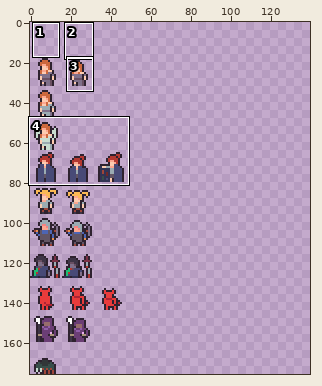
File history of a pixel-art file, Assets/Textures/SpriteV1.aseprite. Above: a wide view before the commit, with the close-up outlined.
Close-up. Before the edit:
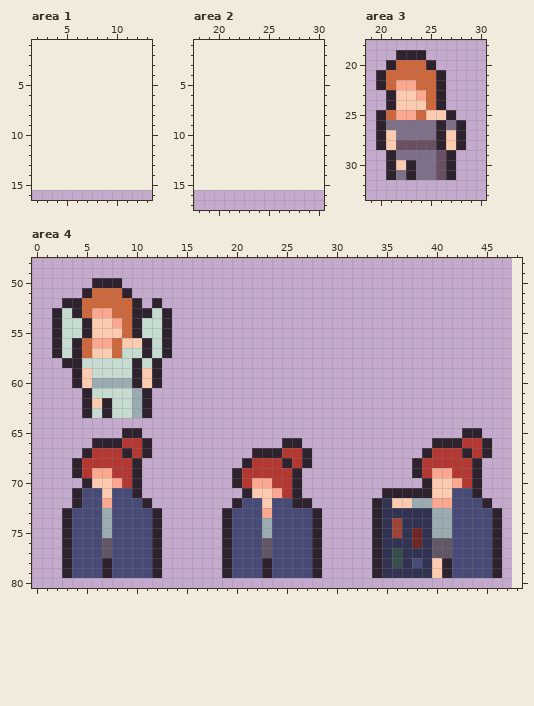
48x160 pixels, 1 frame. Shown: area 1: x 2..13, y 1..16; area 2: x 18..30, y 1..17; area 3: x 19..30, y 18..33; area 4: x 0..48, y 48..80. The old version is drawn lined up with the new one, on the new canvas. The wide view leaves out empty margins. The commit also changed other parts of the picture, which this record leaves out.
The result:
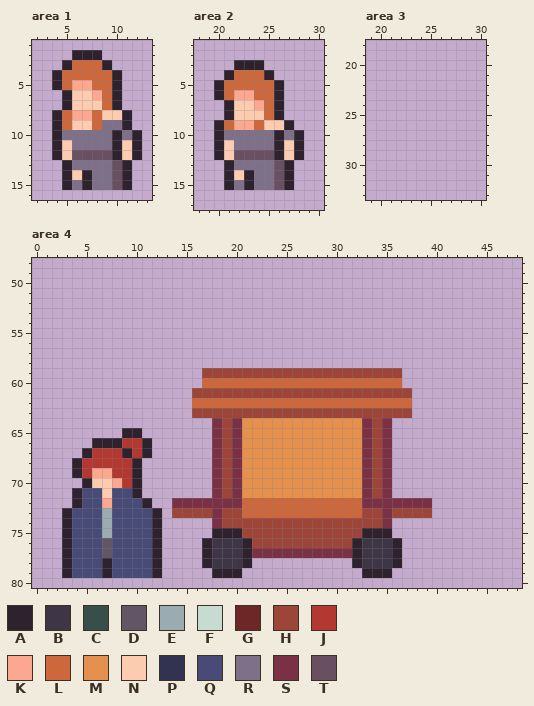
Palette (. is transparent): A #2e222f  B #3e3546  C #374e4a  D #625565  E #9babb2  F #c7dcd0  G #6e2727  H #9e4539  J #b33831  K #fca790  L #cd683d  M #e6904e  N #fdcbb0  P #323353  Q #484a77  R #7f708a  S #7a3045  T #694f62
Diff:
canvas 48x160 -> 144x176, the old top-left corner now at 0,16
--- area 1
@@ x 2..13 @@
  1 ............
- 2 ............
- 3 ............
- 4 ............
- 5 ............
- 6 ............
- 7 ............
- 8 ............
- 9 ............
-10 ............
-11 ............
-12 ............
-13 ............
-14 ............
-15 ............
+ 2 ....AAA.....
+ 3 ...ALLLA....
+ 4 ..ALLLLLA...
+ 5 ..ALKKLLA...
+ 6 ...ANNKLA...
+ 7 ...ANNNLA...
+ 8 ..ALKKLNNA..
+ 9 ..ALNNLRRA..
+10 ..ARRRRRARA.
+11 ..ANRRRRANA.
+12 ..ANTTTTANA.
+13 ...ARRRRTA..
+14 ...ANARRTA..
+15 ...ARARRTA..
 16 ............
--- area 2
@@ x 18..30 @@
  2 .............
- 3 .............
- 4 .............
- 5 .............
- 6 .............
- 7 .............
- 8 .............
- 9 .............
-10 .............
-11 .............
-12 .............
-13 .............
-14 .............
-15 .............
+ 3 ....AAA......
+ 4 ...ALLLA.....
+ 5 ..ALLLLLA....
+ 6 ..ALKKLLA....
+ 7 ...ANNKLA....
+ 8 ...ANNNLA....
+ 9 ..ALKKLNNA...
+10 ..ARRRRRARA..
+11 ..ANRRRRANA..
+12 ..ANTTTTANA..
+13 ...ARRRRTA...
+14 ...ANARRTA...
+15 ...ARARRTA...
 16 .............
--- area 3
@@ x 19..30 @@
 18 ............
-19 ...AAA......
-20 ..ALLLA.....
-21 .ALLLLLA....
-22 .ALKKLLA....
-23 ..ANNKLA....
-24 ..ANNNLA....
-25 .ALKKLNNA...
-26 .ARRRRRARA..
-27 .ANRRRRANA..
-28 .ANTTTTANA..
-29 ..ARRRRTA...
-30 ..ANARRTA...
-31 ..ARARRTA...
+19 ............
+20 ............
+21 ............
+22 ............
+23 ............
+24 ............
+25 ............
+26 ............
+27 ............
+28 ............
+29 ............
+30 ............
+31 ............
 32 ............
--- area 4
@@ x 0..48 @@
 49 .................................................
-50 ......AAA........................................
-51 .....ALLLA.......................................
-52 ...AALLLLLA.A....................................
-53 ..AFALKKLLAAFA...................................
-54 ..AFFANNKLAFFA...................................
-55 ..AFFANNNLAFFA...................................
-56 ..AFALKKLNNAFA...................................
-57 ..AFALNNLFFAFA...................................
-58 ...AAFFFFFAFA....................................
-59 ....ANFFFFANA....................................
-60 ....ANEEEEANA....................................
-61 .....AFFFFEA.....................................
-62 .....ANAFFEA.....................................
-63 .....AFAFFEA.....................................
-64 .................................................
-65 .........AA................................AA....
-66 ......AAAJJA.............AA.............AAAJJA...
-67 .....AJJJAJA..........AAAJJA...........AJJJAJA...
-68 ....AJJJJJA..........AJJJAJA..........AJJJJJA....
-69 ....AJKKJJA.........AJJJJJA...........AJKKJJA....
-70 .....ANNKJA.........AJKKJJA............ANNKJA....
-71 ....AQQNQQA..........ANNKJA........AAAAANNQQA....
-72 ....AQQKQQQA........AQQNQQAA......APNNEEKKQQQA...
-73 ...AQQQEQQQQA......AQQQKQQQQA.....APPPPPEEQQQQA..
-74 ...AQQQEQQQQA......AQQQEQQQQA.....APHPPPEEQQQQA..
-75 ...AQQQEQQQQA......AQQQEQQQQA.....APHPGPEEQQQQA..
-76 ...AQQQDQQQQA......AQQQDQQQQA.....APPPGPDDQQQQA..
-77 ...AQQQDQQQQA......AQQQDQQQQA.....APCPPPDDQQQQA..
-78 ...AQQQAQQQQA......AQQQAQQQQA.....APCPQPNAQQQQA..
-79 ...AQQQAQQQQA......AQQQAQQQQA.....APPPPPNAQQQQA..
+50 .................................................
+51 .................................................
+52 .................................................
+53 .................................................
+54 .................................................
+55 .................................................
+56 .................................................
+57 .................................................
+58 .................................................
+59 .................HHHHHHHHHHHHHHHHHHHH............
+60 .................LLLLLLLLLLLLLLLLLLLL............
+61 ................HHHHHHHHHHHHHHHHHHHHHH...........
+62 ................LLLLLLLLLLLLLLLLLLLLLL...........
+63 ................HHHHHHHHHHHHHHHHHHHHHH...........
+64 ..................SHSMMMMMMMMMMMMSHS.............
+65 .........AA.......SHSMMMMMMMMMMMMSHS.............
+66 ......AAAJJA......SHSMMMMMMMMMMMMSHS.............
+67 .....AJJJAJA......SHSMMMMMMMMMMMMSHS.............
+68 ....AJJJJJA.......SHSMMMMMMMMMMMMSHS.............
+69 ....AJKKJJA.......SHSMMMMMMMMMMMMSHS.............
+70 .....ANNKJA.......SHSMMMMMMMMMMMMSHS.............
+71 ....AQQNQQA.......SHSMMMMMMMMMMMMSHS.............
+72 ....AQQKQQQA..SSSSSSSLLLLLLLLLLLLSSSSSSS.........
+73 ...AQQQEQQQQA.HHHHSHHLLLLLLLLLLLLHHSHHHH.........
+74 ...AQQQEQQQQA.....SHHHHHHHHHHHHHHHHS.............
+75 ...AQQQEQQQQA.....AAAHHHHHHHHHHHHAAA.............
+76 ...AQQQDQQQQA....ABBBAHHHHHHHHHHABBBA............
+77 ...AQQQDQQQQA....ABBBASSSSSSSSSSABBBA............
+78 ...AQQQAQQQQA....ABBBA..........ABBBA............
+79 ...AQQQAQQQQA.....AAA............AAA.............
 80 .................................................
